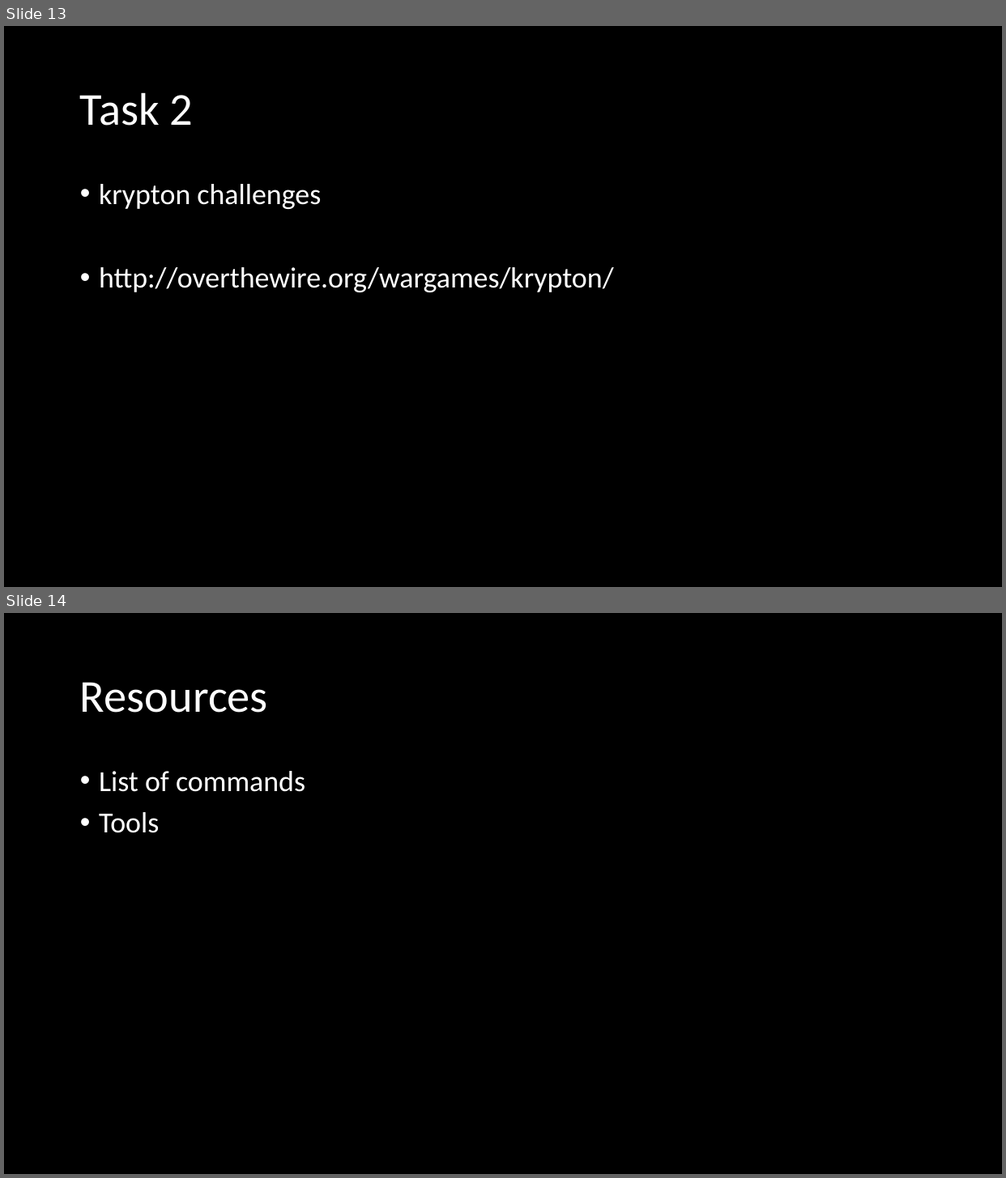
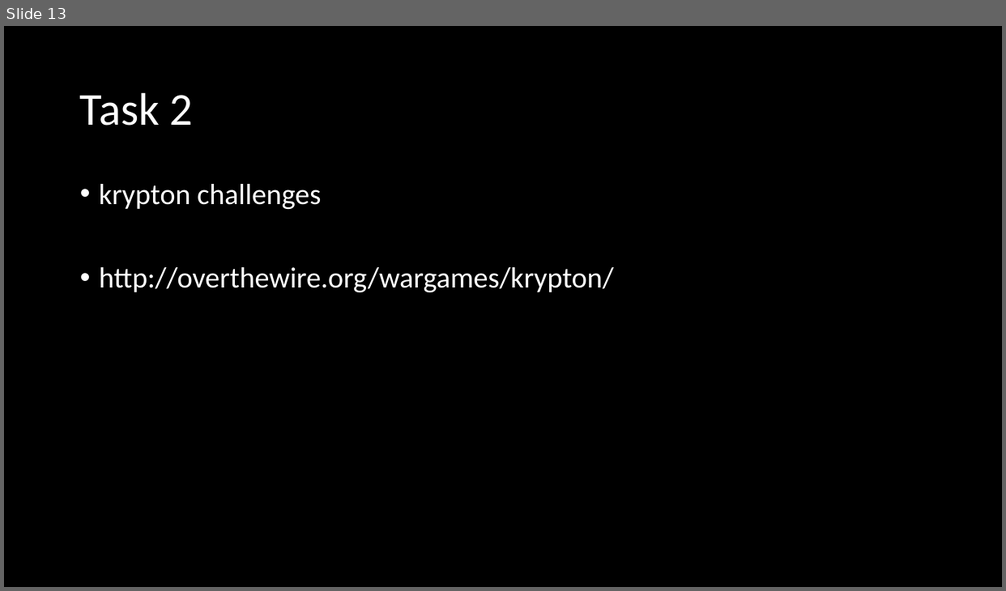
Before and after one commit to umisc/workshops, a slide deck: Workshop_6/workshop_6.pptx. Shown one above the other, each under a label of ours: slides 13 and 14 before the commit, slide 13 after it. The pictures are 1006x1178 and 1006x591 pixels, drawn with LibreOffice and Linux fonts; fonts in the diff are those of the drawing. Boxes give left, top, right and bottom in pixels: in the first picture for what was removed or moved away, otherwise in the second. Text is boxed around its words. In the diff, an @@ line names an element or a change of style, - is before the commit and + after.

```diff
--- a/Workshop_6/workshop_6.pptx
+++ b/Workshop_6/workshop_6.pptx
@@ slide 14 removed at [4,613,1002,1174], background #000000 @@
@@ title removed at [80,682,268,713] @@
-Resources
@@ text removed at [99,771,305,833] @@
-• List of commands
-• Tools
```
Also in this commit, not shown: 3 slides changed, 2 slides added, 2 other slides removed.
